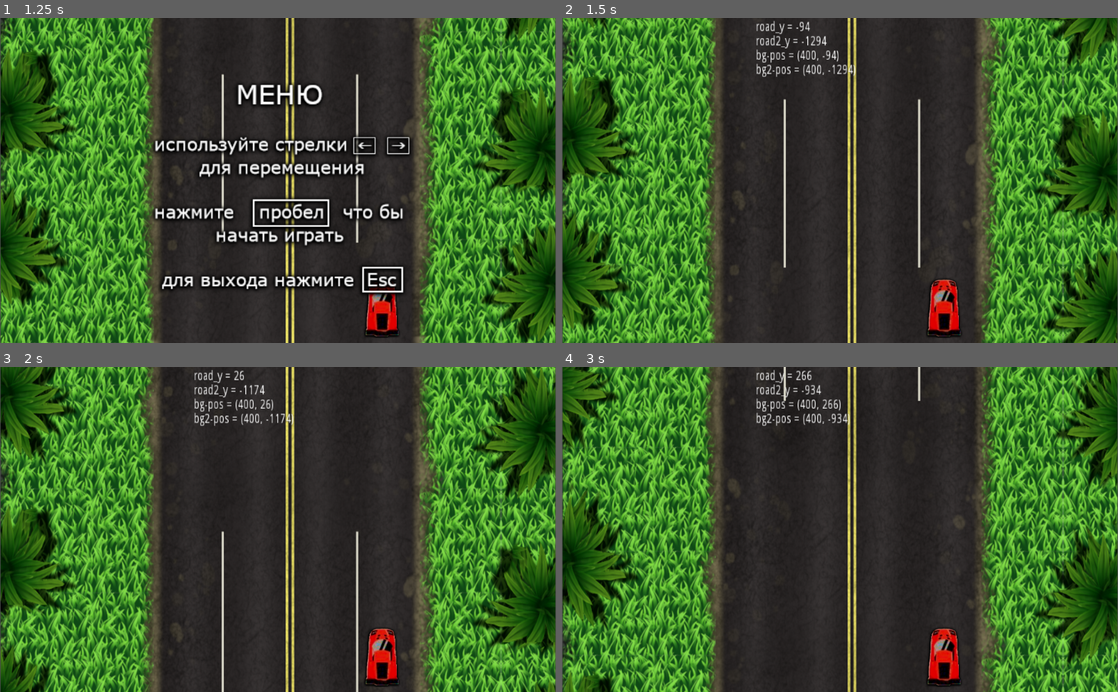
Above: before the commit, frames 1-4 (two rows, left to right).
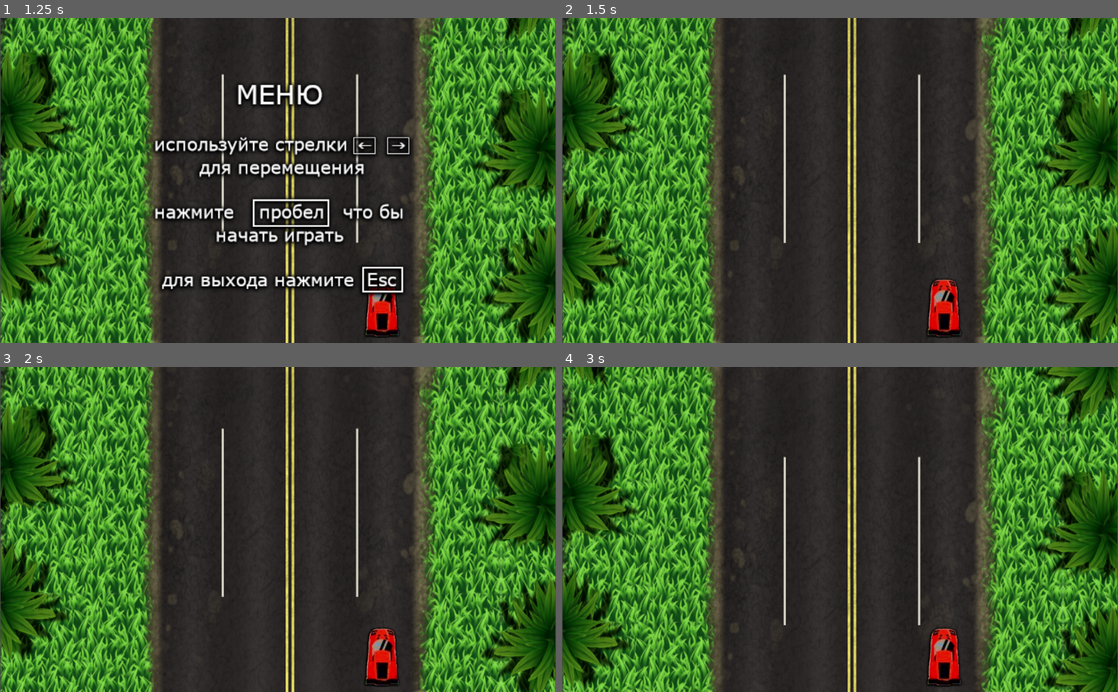
Above: after the commit, the same moments.

Repository: sekira/car_race_game_godot
Game: Godot game, scene res://scn_s/road_infinity.tscn
The game is run twice, just before and just after one commit, with the same random seed, the same clock (stepped at 60 frames per second) and the same inputs.
Inputs:
- Up to frame 1 (1.25 s): tap Enter at 0.5 s; hold Right (car_right) from 0.53 s (still down)
- Up to frame 2 (1.5 s): tap Space (pause) at 1.25 s; release Right (car_right) at 1.28 s; hold Left (car_left) from 1.28 s (still down)
- Up to frame 3 (2 s): keep holding Left (car_left)
- Up to frame 4 (3 s): release Left (car_left) at 2.03 s; hold Right (car_right) from 2.03 s (still down)

Frame 1 is identical in both runs. In frame 2, 37% of the frame differs, in the area x 0-100%, y 0-100%; in frame 3, 25%; in frame 4, 39%.
Error after the commit: Invalid set index 'position' (on base: 'null instance') with value of type 'Vector2'. (res://scn_s/game_logic.gd:53)

Commit message:
запустил игровой цикл

Diff:
--- a/v00/project.godot
+++ b/v00/project.godot
@@ -18,6 +18,7 @@
 config/name="c_r_g"
 run/main_scene="res://scn_s/road_infinity.tscn"
 config/icon="res://red.ico"
+config/windows_native_icon="res://red.ico"
 
 [display]
 
@@ -64,6 +65,10 @@
  ]
 }
 
+[locale]
+
+locale_filter=[ 0, [  ] ]
+
 [rendering]
 
 environment/default_environment="res://default_env.tres"
--- a/v00/scn_s/game_logic.gd
+++ b/v00/scn_s/game_logic.gd
@@ -4,20 +4,61 @@
 # var a = 2
 # var b = "text"
 
-var bg_sdeed = Vector2(0,4)
-var bg_re_pos = Vector2(400,-1198)
+var bg_speed = Vector2(0,0)
+var bg_re_pos = Vector2(400,-1197)
 var bg_pos = Vector2()
 var bg2_pos = Vector2()
-var side_speed = Vector2(1,0)
+var side_speed = Vector2(1.5,0)
 var game_pause = true
 var pause_cond = true
 
+var hud_speed = 0
+var points = 0
+var health = 100
 
 var vivod = 'text'
+var inf = 'text'
+
+var traf_line = 0
+var car_type = 0
+
+var trafic_1
+var trafic_2
+
+var traf_x_1 = Vector2(0,-70)
+var traf_x_2 = Vector2(0,-70)
 
 # Called when the node enters the scene tree for the first time.
+func randmiser():
+	var rnd = RandomNumberGenerator.new()
+	rnd.randomize()
+	rnd.randomize()
+	traf_line = rnd.randi_range(1, 4)
+	car_type = rnd.randi_range(1, 3)
+
+	if traf_line == 1:
+			traf_x_1.x = 277
+	if traf_line == 2:
+			traf_x_1.x = 363
+	if traf_line == 3:
+			traf_x_1.x = 471
+	if traf_line == 4:
+			traf_x_1.x = 553
+
+	if car_type == 1:
+		get_node("fura").position =  traf_x_1
+	if car_type == 2:
+		get_node("musle_car").position =  traf_x_1
+	if car_type == 3:
+		get_node("rancher1").position =  traf_x_1
+
+
+
+
 func _ready():
+	randmiser()
 	pass # Replace with function body.
+
 
 # Called every frame. 'delta' is the elapsed time since the previous frame.
 func _process(delta):
@@ -39,17 +80,40 @@
 			pause_cond = get_node("pause").visible
 			#print(pause_cond)
 		bg_pos = get_node("road").position
-		bg_pos = bg_pos + bg_sdeed
+		bg_pos = bg_pos + bg_speed
 		get_node("road").position = bg_pos
 		if bg_pos.y > 1200:
 			get_node("road").position = bg_re_pos
 
 		bg2_pos = get_node("road2").position
-		bg2_pos = bg2_pos + bg_sdeed
+		bg2_pos = bg2_pos + bg_speed
 		get_node("road2").position = bg2_pos
 		if bg2_pos.y > 1200:
 			get_node("road2").position = bg_re_pos
 
-		vivod = 'road_y = ' + str(get_node("road").position.y) + '\nroad2_y = ' + str(get_node("road2").position.y) + '\nbg-pos = ' + str(bg_pos) + '\nbg2-pos = ' + str(bg2_pos)
-		get_node("RichTextLabel").text = vivod
+		if points < 30:
+			if bg_speed.y < 4:
+				bg_speed.y = bg_speed.y + 0.01
+
+		if Input.is_action_pressed("car_left"):
+			get_node("red_car").position = get_node("red_car").position - side_speed
+
+		if Input.is_action_pressed("car_right"):
+			get_node("red_car").position = get_node("red_car").position + side_speed
+
+		if get_node("red_car").position.x > 616:
+			health = health - 0.1
+			get_node("red_car").position.x = 613
+
+		if get_node("red_car").position.x < 209:
+			health = health - 0.1
+			get_node("red_car").position.x = 212
+
+		get_node("fura").position.y = get_node("fura").position.y + 2
+		get_node("musle_car").position.y = get_node("musle_car").position.y + 2
+		get_node("rancher1").position.y = get_node("rancher1").position.y + 2
+
+		vivod = 'speed = ' + str(int(bg_speed.y * 20)) + ' km/h\ndodge = ' + str(points) + '\nauto health = ' + str(health)
+		inf = '\n\nline = ' + str(traf_line) +  '\ncar_tipe = ' + str(car_type)
+		get_node("RichTextLabel").text = vivod + inf
 	pass
Not shown, changed: v00/bild/infinity_racer.pck
